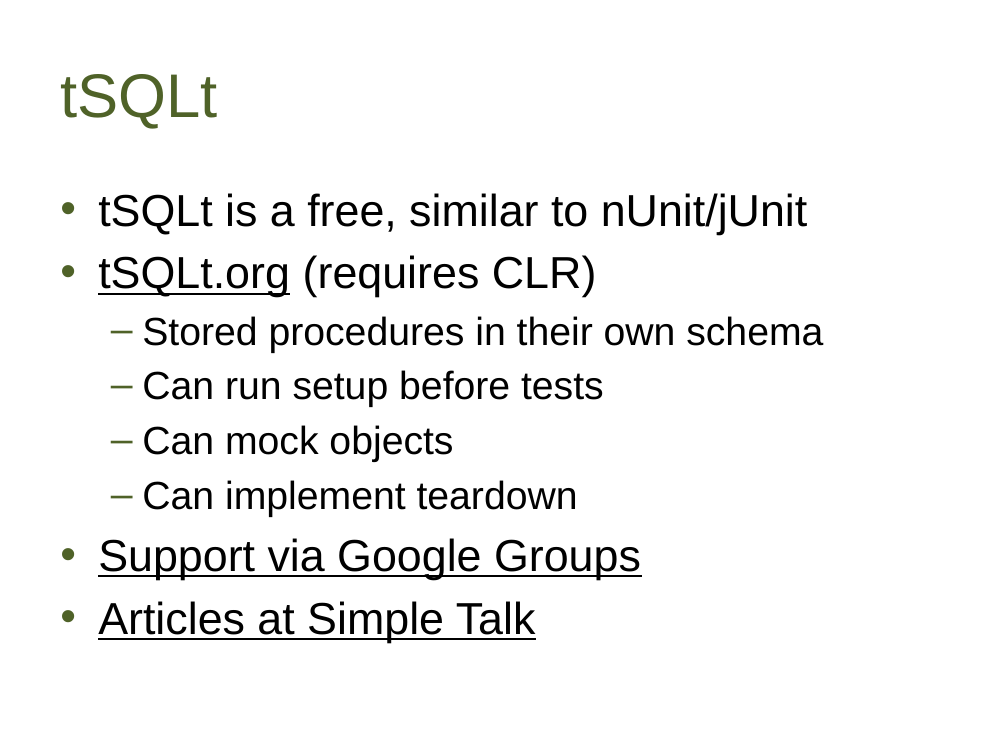
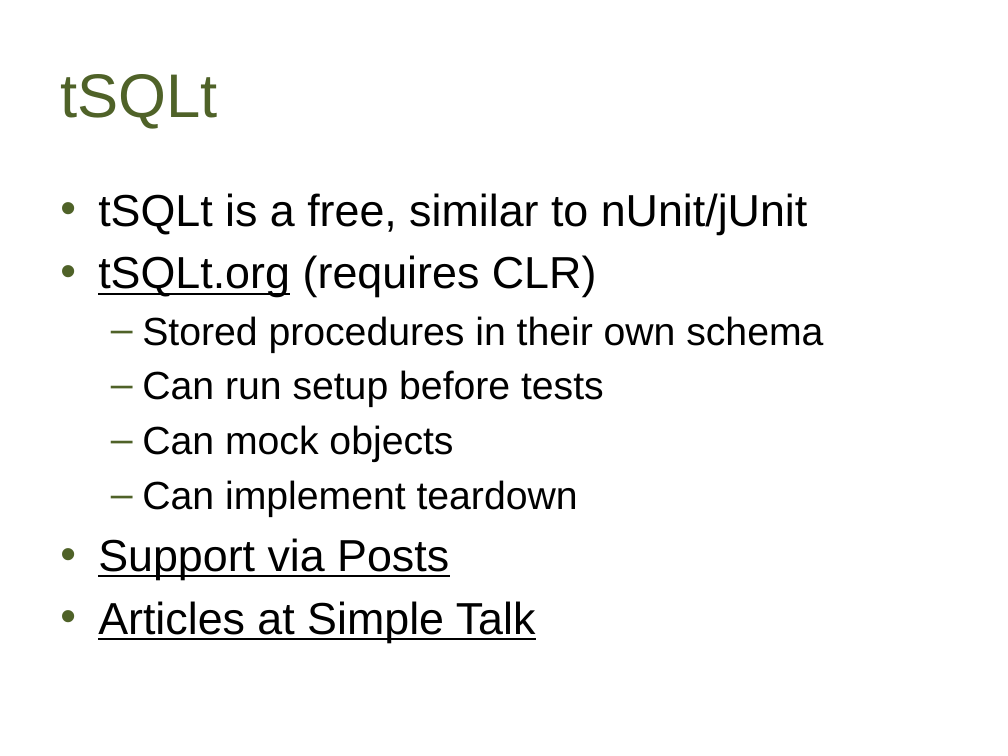
Before and after one commit to way0utwest/UnitTestingTSQL, a slide deck: slide 16 of UnitTestingTSQL.pptx. Drawn at 1008x756 pixels with LibreOffice and Linux fonts; fonts in the diff are those of the drawing; background and template pictures are left out. Boxes give left, top, right and bottom in pixels: in the first picture for what was removed or moved away, otherwise in the second. Text is boxed around its words. In the diff, an @@ line names an element or a change of style, - is before the commit and + after.

```diff
--- a/UnitTestingTSQL.pptx
+++ b/UnitTestingTSQL.pptx
@@ text at <box>98,538,449,580</box>: text changed @@
-• Support via Google Groups
+• Support via Posts
```
Also in this commit, not shown: 1 other slide changed, 5 slides added, 6 other files.
